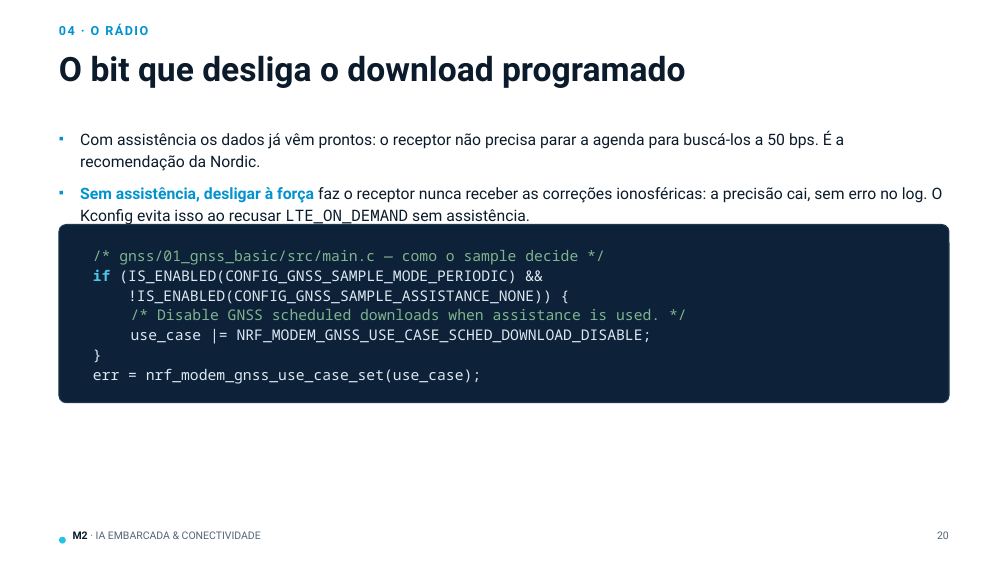
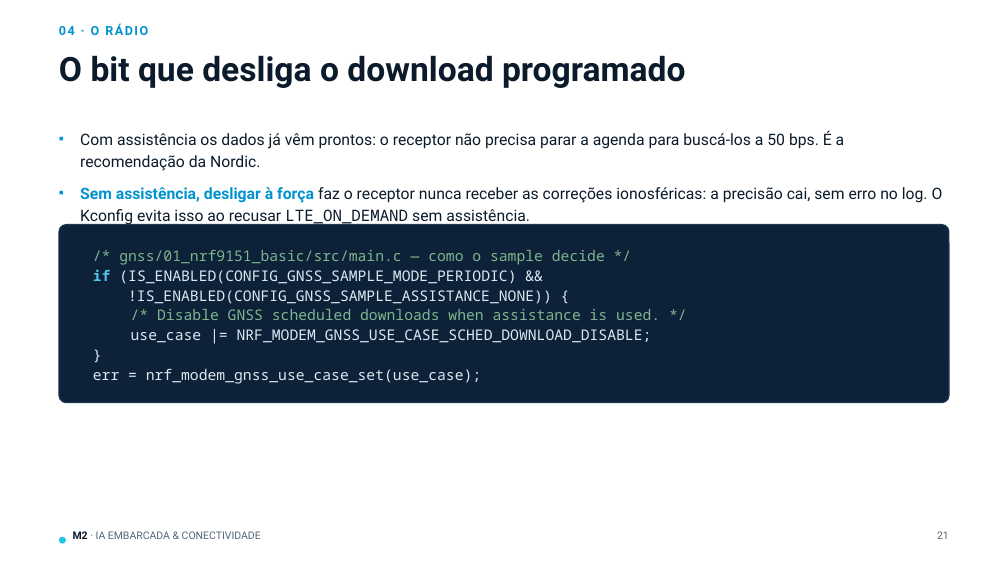
Before and after one commit to joaodullius/nrf-manaus-2, a slide deck: slide 21 of doc/gnss/M2-07_GNSS_nRF9151.pptx (slide 20 before the commit). Drawn at 1008x567 pixels with LibreOffice and Linux fonts; fonts in the diff are those of the drawing. Boxes give left, top, right and bottom in pixels: in the first picture for what was removed or moved away, otherwise in the second. Text is boxed around its words. In the diff, an @@ line names an element or a change of style, - is before the commit and + after.

```diff
--- a/doc/gnss/M2-07_GNSS_nRF9151.pptx
+++ b/doc/gnss/M2-07_GNSS_nRF9151.pptx
@@ text at (119,250,605,265): text changed @@
-/* gnss/01_gnss_basic/src/main.c — como o sample decide */
+/* gnss/01_nrf9151_basic/src/main.c — como o sample decide */
@@ text at (937,531,949,539): text changed @@
-20
+21
```
Also in this commit, not shown: 26 other slides changed, 1 slide added, 44 other files.
